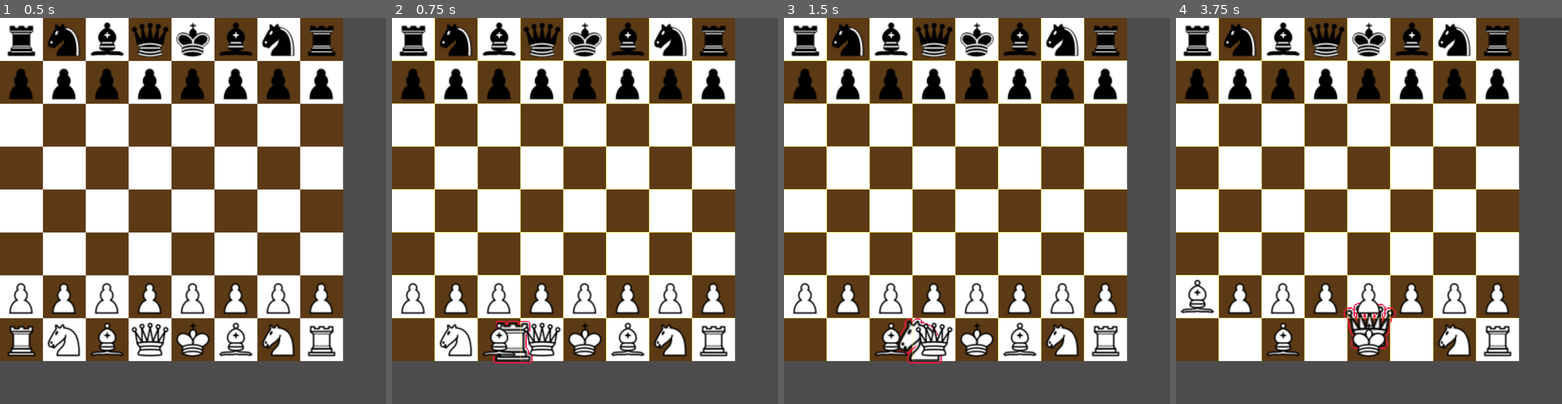
Above: before the commit, frames 1-4 (left to right).
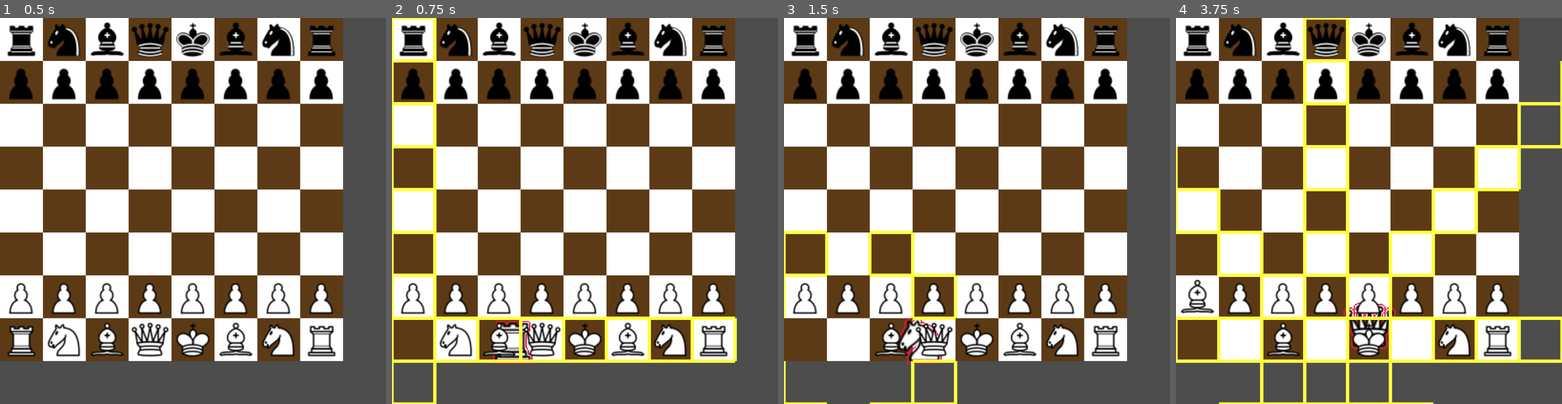
Above: after the commit, the same moments.

Repository: telamonian/chess_2d
Game: Godot game, scene res://game/game_2d.tscn
The game is run twice, just before and just after one commit, with the same random seed, the same clock (stepped at 60 frames per second) and the same inputs.
Inputs (mouse positions are in pixels of both pictures, inside the frame that each line leads up to):
- Up to frame 1 (0.5 s): no input
- Up to frame 2 (0.75 s): tap Enter at 0.5 s; drag from (415, 338) to (712, 338) at 0.52 s
- Up to frame 3 (1.5 s): drag from (849, 338) to (1061, 338) at 1.27 s
- Up to frame 4 (3.75 s): move the mouse to (1284, 338) at 2.02 s; click (1284, 338) at 2.17 s; tap Space at 2.75 s; drag from (1411, 338) to (1199, 295) at 2.77 s; drag from (1326, 338) to (1453, 295) at 3.52 s

Frame 1 is identical in both runs. In frame 2, 5.7% of the frame differs, in the area x 0-90%, y 0-100%; in frame 3, 3.5%; in frame 4, 9.0%, in the area x 0-100%, y 0-100%.

Commit message:
when dragging a piece, possible moves for that piece are now highlighted on the board
- currently shows all "possible" moves, regardless of other pieces, where the board edges are, etc.
- TODO: highlight only valid moves

Diff:
--- a/game/board/board_2d.gd
+++ b/game/board/board_2d.gd
@@ -28,7 +28,18 @@
   pass
 
 func _on_piece_drag_started(piece: Piece2D):
-  highlights.add_highlight()
+  var player = get_parent().get_node("Player_manager").players[piece.color]
+  var raw_moves = player.get_moves(piece.type, piece.grid_position)
+  # TODO: add real move validation code
+  var moves: Array[Vector2i]
+  if piece.type in [Enum.Ptype.BISHOP, Enum.Ptype.ROOK, Enum.Ptype.QUEEN]:
+    for run in raw_moves:
+      for move in run:
+        moves.append(move)
+  else:
+    moves = raw_moves
+
+  highlights.add_highlight(moves)
 
 func _on_piece_drag_ended(piece: Piece2D):
   highlights.remove_highlight()
--- a/game/board/highlight.gd
+++ b/game/board/highlight.gd
@@ -1,35 +1,57 @@
+# adapted from https://forum.godotengine.org/t/tile-outline-for-tilesets/28513/4
 extends Node2D
 class_name BoardHighlight
 
 @export var tile_map: TileMapLayer:
   set (x):
-    tile_map = x;
-    queue_redraw();
+    tile_map = x
+    queue_redraw()
 
 @export var grid_color: Color:
   set (x):
-    grid_color = x;
-    queue_redraw();
+    grid_color = x
+    queue_redraw()
 
-var vertical_points: PackedVector2Array;
-var horizontal_points: PackedVector2Array;
+@export var squares: Array[Vector2i]:
+  set (x):
+    squares = x
+    squares_to_coords()
+    queue_redraw()
 
-func _init(new_tile_map: TileMapLayer, new_grid_color: Color):
+var vertical_coords: PackedVector2Array;
+var horizontal_coords: PackedVector2Array;
+
+func _init(new_squares: Array[Vector2i], new_grid_color: Color, new_tile_map: TileMapLayer):
   tile_map = new_tile_map
   grid_color = new_grid_color
+  squares = new_squares
 
-func _ready() -> void:
-  var tilemap_rect := tile_map.get_used_rect();
-  var tilemap_cell_size := tile_map.tile_set.tile_size;
+func squares_to_coords():
+  var square_size := tile_map.tile_set.tile_size
 
-  for y: int in range(0, tilemap_rect.size.y):
-    horizontal_points.append(Vector2(0, y * tilemap_cell_size.y))
-    horizontal_points.append(Vector2(tilemap_rect.size.x * tilemap_cell_size.x, y * tilemap_cell_size.y))
+  for square in squares:
+    var center: Vector2 = tile_map.grid_to_local(square)
 
-  for x in range(0, tilemap_rect.size.x):
-    vertical_points.append(Vector2(x * tilemap_cell_size.x, 0))
-    vertical_points.append(Vector2(x * tilemap_cell_size.x, tilemap_rect.size.y * tilemap_cell_size.y))
+    for x in [-square_size.x/2.0, square_size.x/2.0]:
+      for y in [-square_size.y/2.0, square_size.y/2.0]:
+        vertical_coords.append(Vector2(center.x + x, center.y + y))
+
+    for y in [-square_size.y/2.0, square_size.y/2.0]:
+      for x in [-square_size.x/2.0, square_size.x/2.0]:
+        horizontal_coords.append(Vector2(center.x + x, center.y + y))
+
+#func _ready() -> void:
+  #var tilemap_rect := tile_map.get_used_rect();
+  #var tilemap_cell_size := tile_map.tile_set.tile_size;
+#
+  #for y: int in range(0, tilemap_rect.size.y):
+    #horizontal_points.append(Vector2(0, y * tilemap_cell_size.y))
+    #horizontal_points.append(Vector2(tilemap_rect.size.x * tilemap_cell_size.x, y * tilemap_cell_size.y))
+#
+  #for x in range(0, tilemap_rect.size.x):
+    #vertical_points.append(Vector2(x * tilemap_cell_size.x, 0))
+    #vertical_points.append(Vector2(x * tilemap_cell_size.x, tilemap_rect.size.y * tilemap_cell_size.y))
 
 func _draw() -> void:
-  draw_multiline(horizontal_points, grid_color);
-  draw_multiline(vertical_points, grid_color);
+  draw_multiline(vertical_coords, grid_color, 10.0);
+  draw_multiline(horizontal_coords, grid_color, 10.0);
--- a/game/board/highlights.gd
+++ b/game/board/highlights.gd
@@ -2,13 +2,12 @@
 
 #preload("res://game/board/highlight.gd")
 
-var highlight: BoardHighlight
-
-func add_highlight():
-  highlight = BoardHighlight.new(get_parent().tmlayer, Color(1.0, 1.0, 0.259, 1.0))
+func add_highlight(squares: Array[Vector2i]):
+  var highlight = BoardHighlight.new(squares, Color(1.0, 1.0, 0.259, 1.0), get_parent().tmlayer)
   add_child(highlight)
 
 func remove_highlight():
+  var highlight = get_child(0)
   remove_child(highlight)
   highlight.queue_free()
   highlight = null
--- a/game/player/player_2d.gd
+++ b/game/player/player_2d.gd
@@ -103,6 +103,21 @@
   moves.append_array(moves_bishop(grid_pos))
   return moves
 
+func get_moves(type: Enum.Ptype, grid_pos: Vector2i):
+  match type:
+    Enum.Ptype.KING:
+      return moves_king(grid_pos)
+    Enum.Ptype.QUEEN:
+      return moves_queen(grid_pos)
+    Enum.Ptype.BISHOP:
+      return moves_bishop(grid_pos)
+    Enum.Ptype.KNIGHT:
+      return moves_knight(grid_pos)
+    Enum.Ptype.ROOK:
+      return moves_rook(grid_pos)
+    Enum.Ptype.PAWN:
+      return moves_pawn(grid_pos)
+
 
 # Called when the node enters the scene tree for the first time.
 func _ready() -> void:
